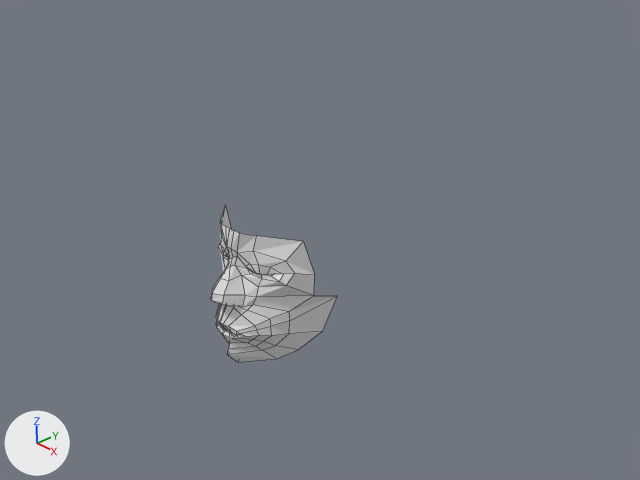
Before and after pictures for a commit that changed the Blender file justin.blend.
The view is the same before and after, from the file's camera 'Camera'. Every picture has the same lights, and +X, +Y and +Z are marked at lower left. Mesh edges are drawn as thin lines.
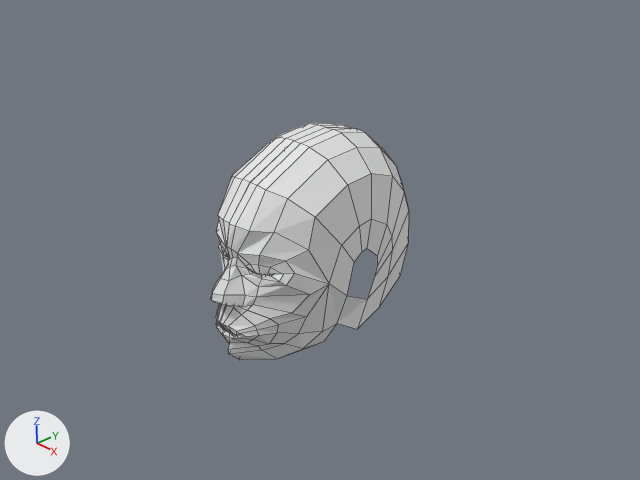
Commit message: Almost filled head

Boxes [x1, y1, x2, y2] around the edits, measured in the pictures (640 x 480 px):
```json
{"object": "Plane", "change": "reshaped", "before": [211, 205, 337, 363], "after": [211, 123, 409, 360], "on screen": "57% wider, 50% taller"}
{"part": 1, "of": "me_plane", "change": "built on", "before": [220, 205, 337, 363], "after": [216, 123, 409, 360]}
```

Edits to the scene script, one JSON object a line:
```json
{"block": "me_plane", "where": "# used by ob_plane; location = (0.0, -1.47, 0.17); rotation_euler = (1.571, 0.0, 0.0), in degrees (90, 0, 0)"}
{"op": "remove", "block": "me_plane", "code": "me_plane.from_pydata(...)  # 105 vertices, 83 faces; spans x -0.05..1.2, y -1.63..0.97, z -1.21..0.48"}
{"op": "add", "block": "me_plane", "code": "me_plane.from_pydata(...)  # 167 vertices, 136 faces; spans x -0.06..1.26, y -1.73..2.18, z -3.62..0.48"}
{"block": "me_plane", "change": "me_plane part 1"}
{"block": "me_plane", "change": "2 vertices are removed from x 1.11..1.2, y -0.27..0.27, z -1.21..-0.78"}
{"block": "me_plane", "change": "8 faces are deleted"}
{"block": "me_plane", "change": "22 vertices move from x -0.01..1.09, y -1.63..0.97, z -0.78..0.27 to x 0.0..1.09, y -1.59..1.06, z -0.75..0.24"}
{"block": "me_plane", "change": "64 vertices are added at x -0.06..1.26, y -1.73..2.18, z -3.62..-0.13"}
{"block": "me_plane", "change": "61 new faces join them"}
```
